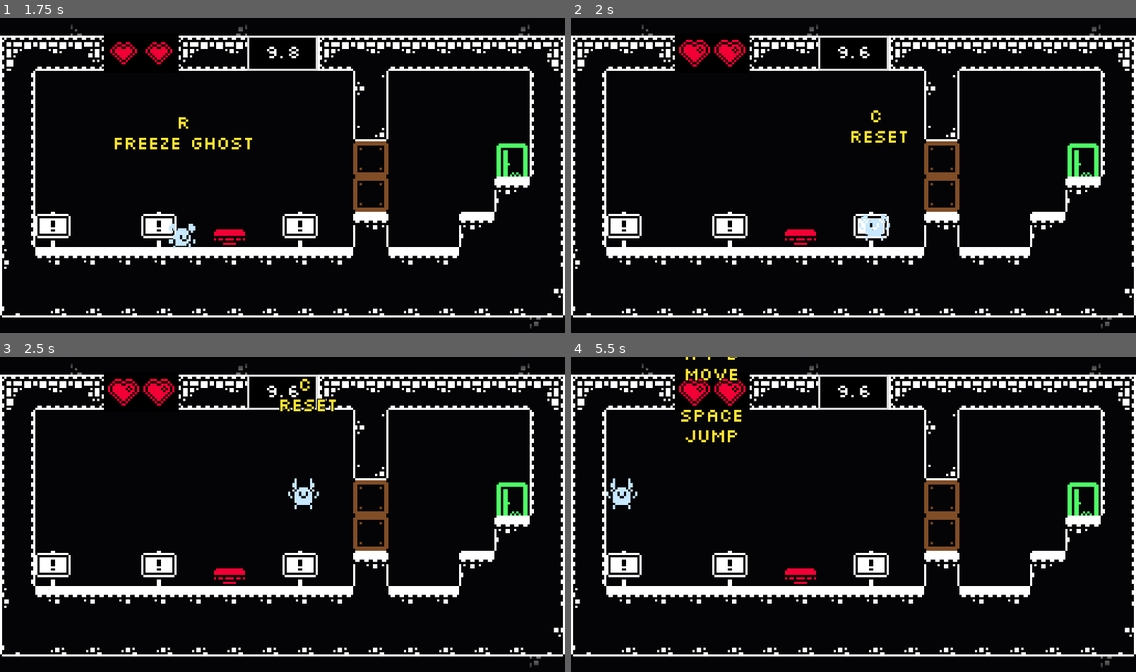
Above: before the commit, frames 1-4 (two rows, left to right).
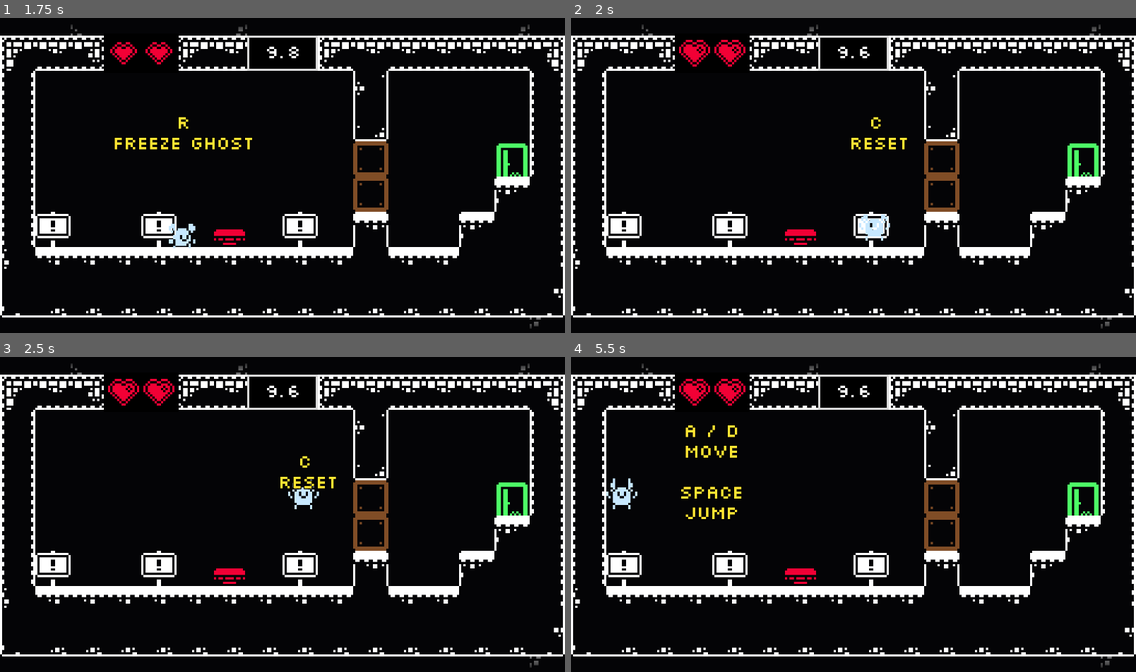
Above: after the commit, the same moments.

Repository: moellh/gmtk-game-jam-2026
Game: Godot game, scene res://src/level_select.tscn
Same seed, same stepped clock (60 frames per second), same inputs: the game is played once before the commit and once after it.
Inputs:
- Up to frame 1 (1.75 s): click "Level 1" at 0.5 s; hold Right (move_right) from 1.28 s (still down); tap C (clear) at 1.35 s; tap Space (jump) at 1.52 s
- Up to frame 2 (2 s): keep holding Right (move_right)
- Up to frame 3 (2.5 s): keep holding Right (move_right); tap C (clear) at 2.1 s; tap Space (jump) at 2.27 s
- Up to frame 4 (5.5 s): release Right (move_right) at 2.78 s; hold Left (move_left) 2.78-3.53 s; tap C (clear) every 0.75 s from 2.85 to 5.1 s; hold Right (move_right) 3.53-5.03 s; tap Space (jump) at 3.77, 4.52, 5.27 s; hold Left (move_left) from 5.03 s (still down)

Frame 1 is identical in both runs. In frame 2, 0.3% of the frame differs, in the area x 49-60%, y 29-42%; in frame 3, 0.5%; in frame 4, 1.1%, in the area x 19-31%, y 0-52%.

Commit message:
ui: anchor prompts to their signs

Diff:
--- a/src/control_sign.gd
+++ b/src/control_sign.gd
@@ -37,7 +37,7 @@
 			),
 		),
 		roundf(
-			player.global_position.y
+			global_position.y
 				- prompt.size.y
 				- PROMPT_VERTICAL_GAP
 		),
